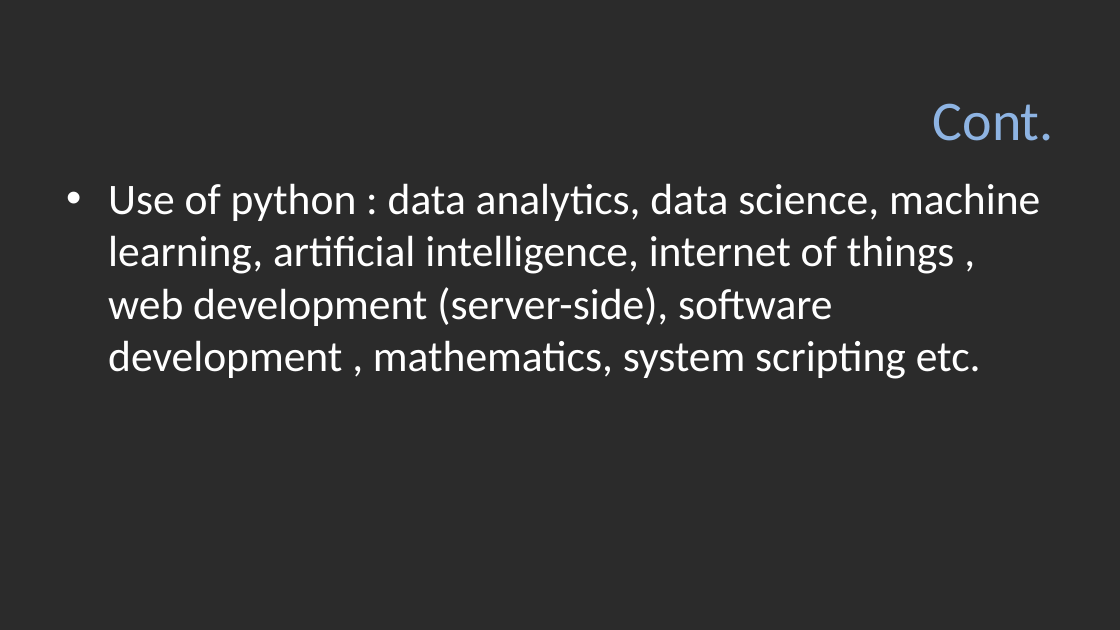
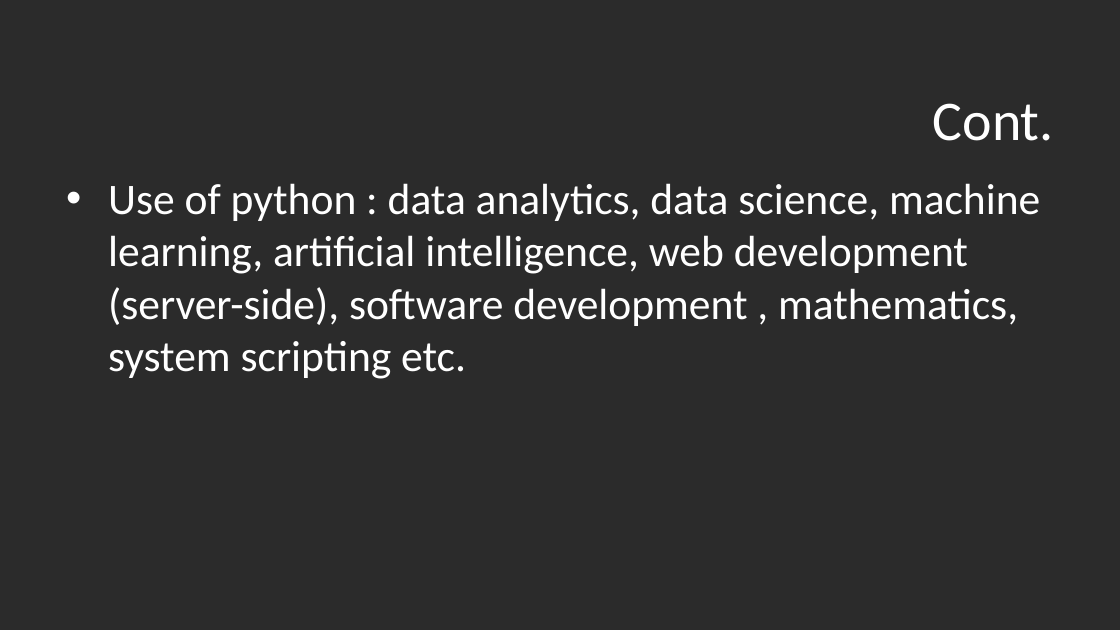
Before and after one commit to zakariahujale/python, a slide deck: slide 6 of unit1part1.pptx (slide 5 before the commit). Drawn at 1120x630 pixels with LibreOffice and Linux fonts; fonts in the diff are those of the drawing; background and template pictures are left out; a plain dark background stands for a picture behind light text. Boxes give left, top, right and bottom in pixels: in the first picture for what was removed or moved away, otherwise in the second. Text is boxed around its words. In the diff, an @@ line names an element or a change of style, - is before the commit and + after.

```diff
--- a/unit1part1.pptx
+++ b/unit1part1.pptx
@@ title "Cont." at bbox=[933, 103, 1054, 141]: text colour #8EB4E3 to #FFFFFF @@
@@ text at bbox=[108, 183, 1040, 379]: text changed @@
-• Use of python : data analytics, data science, machine learning, artificial intelligence, internet of things , web development (server-side), software development , mathematics, system scripting etc.
+• Use of python : data analytics, data science, machine learning, artificial intelligence, web development (server-side), software development , mathematics, system scripting etc.
```
Also in this commit, not shown: 4 other slides changed, 27 slides added, 4 slides removed, 24 other files.
